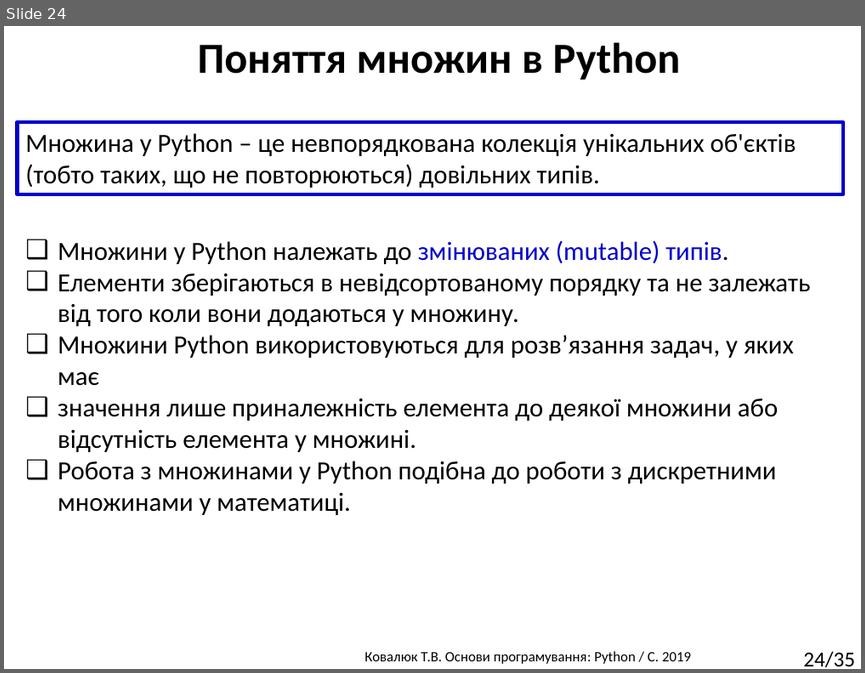
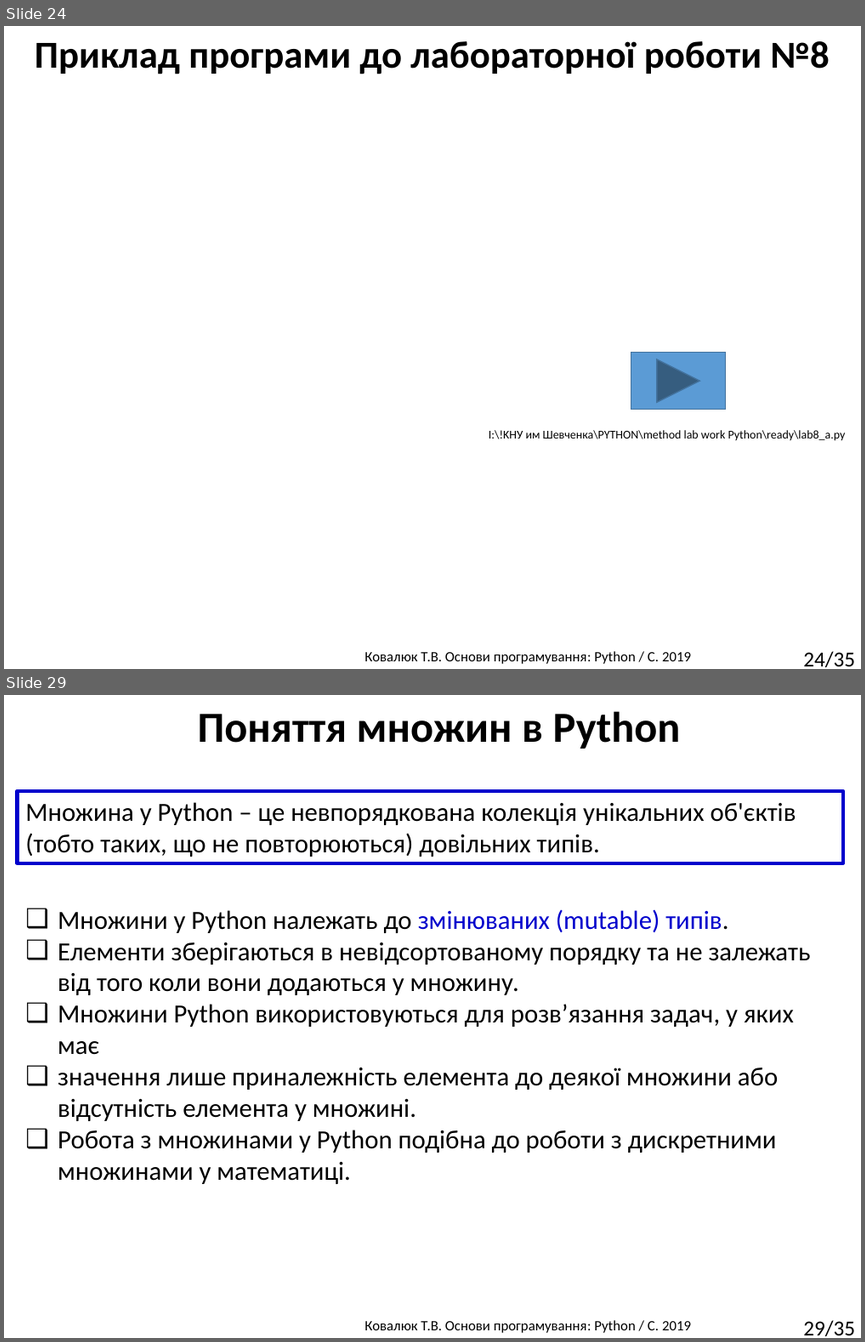
Before and after one commit to tkovalyuk/Basics-of-programming, a slide deck: lec10_python_Dictionaries+Set.pptx. Shown one above the other, each under a label of ours: slide 24 before the commit, slides 24 and 29 after it; the slides between them are not shown. The pictures are 865x673 and 865x1342 pixels, drawn with LibreOffice and Linux fonts; fonts in the diff are those of the drawing; background and template pictures are left out. Boxes give left, top, right and bottom in pixels: in the first picture for what was removed or moved away, otherwise in the second. Text is boxed around its words. In the diff, an @@ line names an element or a change of style, - is before the commit and + after.

```diff
--- a/lec10_python_Dictionaries+Set.pptx
+++ b/lec10_python_Dictionaries+Set.pptx
@@ slide 24 added at (4, 26, 861, 669), background picture (left out); not listed: 2 template elements that a slide beside it also shows @@
@@ text added at (35, 41, 829, 74), 32 pt, text #000000, bold @@
+Приклад програми до лабораторної роботи №8
@@ action button forward next added at (631, 352, 726, 410), fill #5B9BD5, outline #43739E 1 pt @@
@@ text added at (488, 430, 846, 441), 10 pt, text #000000 @@
+I:\!KHУ им Шевченка\PYTHON\method lab work Python\ready\lab8_a.py
@@ what was slide 24 is now slide 29 @@
@@ page number at (803, 1320, 855, 1336): text changed @@
-24/35
+29/35
```
Also in this commit, not shown: 5 slides changed, 4 other slides added.
